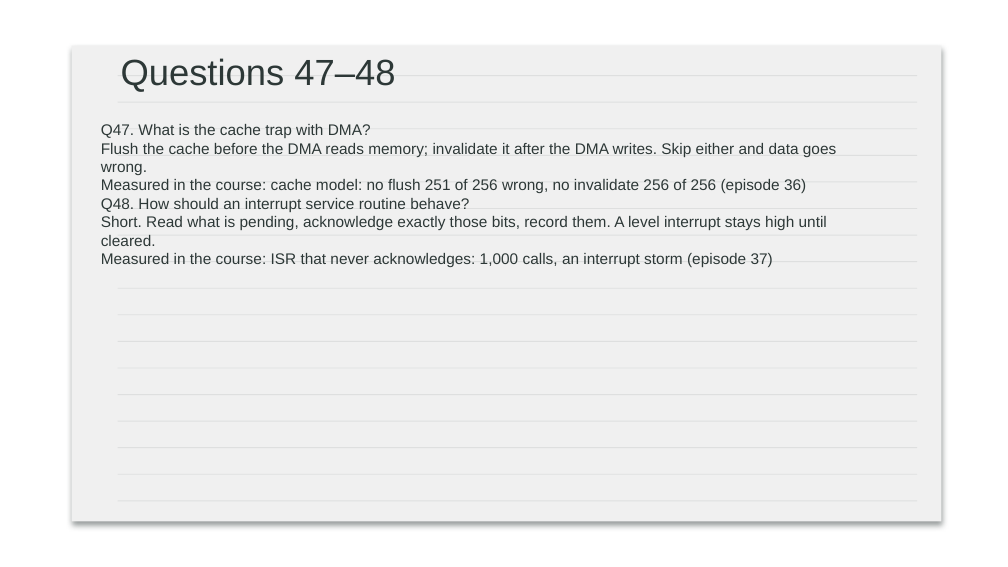
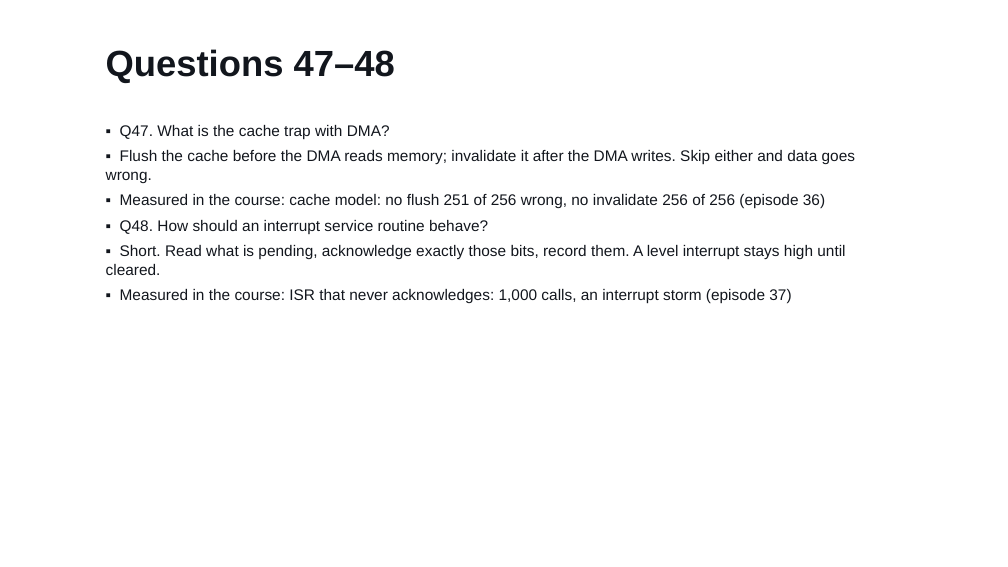
Before and after one commit to Silicon-Simplified/FPGA-Course, a slide deck: slide 31 of slides/ep43_interview_slides.pptx. Drawn at 1008x567 pixels with LibreOffice and Linux fonts; fonts in the diff are those of the drawing; background and template pictures are left out. Boxes give left, top, right and bottom in pixels: in the first picture for what was removed or moved away, otherwise in the second. Text is boxed around its words. In the diff, an @@ line names an element or a change of style, - is before the commit and + after.

```diff
--- a/slides/ep43_interview_slides.pptx
+++ b/slides/ep43_interview_slides.pptx
@@ text "Questions 47–48": place and size @@
-text "Questions 47–48" at (121,58,395,92)
+text "Questions 47–48" at (106,49,395,83)
@@ text "Questions 47–48" at (106,49,395,83): text colour #2D3837 to #12161D, bold on @@
@@ text at (106,125,855,304): text changed; text colour #2D3837 to #12161D @@
-Q47. What is the cache trap with DMA?
-Flush the cache before the DMA reads memory; invalidate it after the DMA writes. Skip either and data goes wrong.
-Measured in the course: cache model: no flush 251 of 256 wrong, no invalidate 256 of 256 (episode 36)
-Q48. How should an interrupt service routine behave?
-Short. Read what is pending, acknowledge exactly those bits, record them. A level interrupt stays high until cleared.
-Measured in the course: ISR that never acknowledges: 1,000 calls, an interrupt storm (episode 37)
+▪ Q47. What is the cache trap with DMA?
+▪ Flush the cache before the DMA reads memory; invalidate it after the DMA writes. Skip either and data goes wrong.
+▪ Measured in the course: cache model: no flush 251 of 256 wrong, no invalidate 256 of 256 (episode 36)
+▪ Q48. How should an interrupt service routine behave?
+▪ Short. Read what is pending, acknowledge exactly those bits, record them. A level interrupt stays high until cleared.
+▪ Measured in the course: ISR that never acknowledges: 1,000 calls, an interrupt storm (episode 37)
@@ group removed at (72,45,941,521): 17 rectangles, 1 rounded rectangle @@
```
Also in this commit, not shown: 31 other slides changed, 42 other files.
